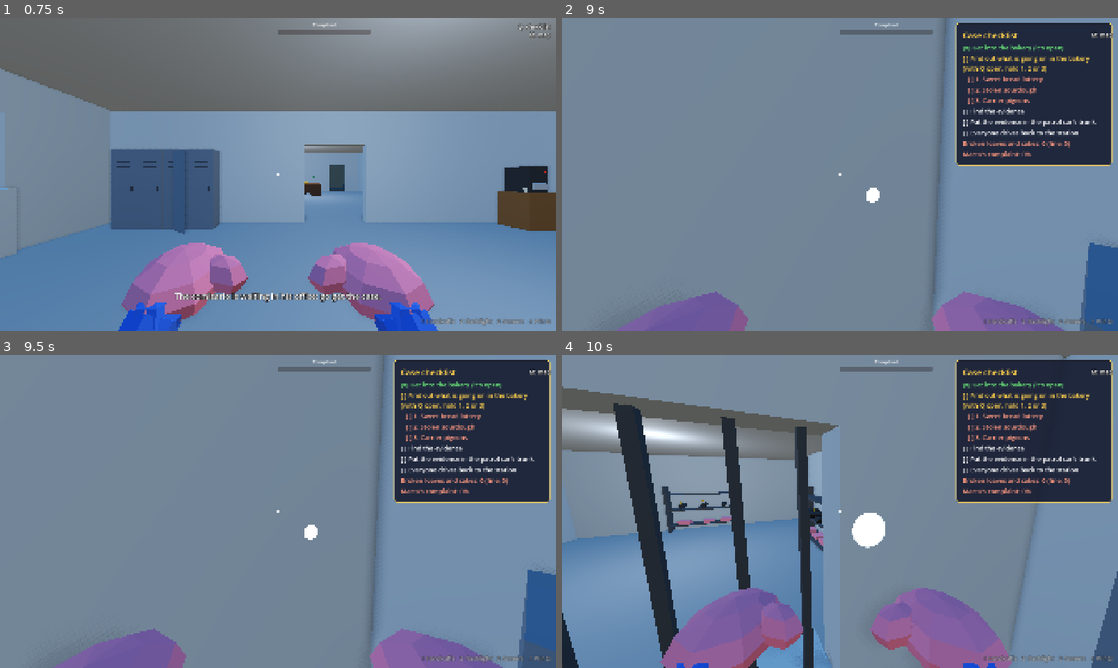
Above: before the commit, frames 1-4 (two rows, left to right).
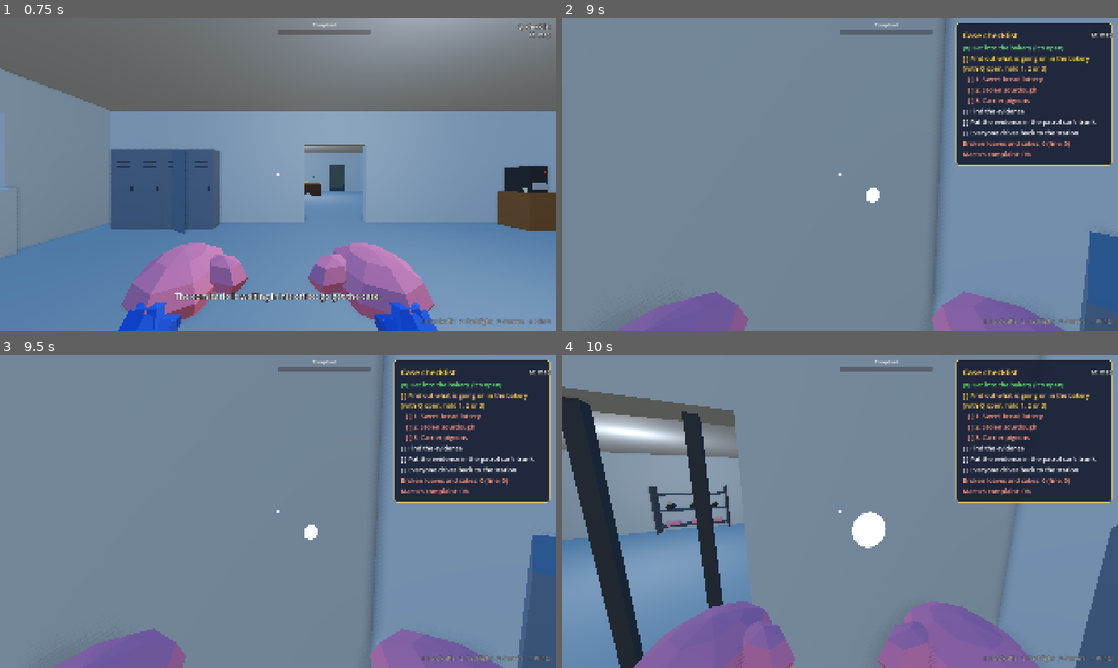
Above: after the commit, the same moments.

Repository: cristiangelini/BPD
Game: Godot game, scene res://scenes/ui/main_menu.tscn
The game is run twice, just before and just after one commit, with the same random seed, the same clock (stepped at 60 frames per second) and the same inputs.
Inputs (mouse positions are in pixels of both pictures, inside the frame that each line leads up to):
- Up to frame 1 (0.75 s): click "Play" at 0.5 s
- Up to frame 2 (9 s): tap Enter at 1.25, 6.5 s; move the mouse to (962, 158) at 1.27 s; hold D (move_right) 1.28-2.03 s; hold R (ask) 1.28-2.03 s; click (962, 158) at 1.42 s; tap Space (jump) at 1.52, 1.82, 2.27, 2.57, 3.77, 3.8, 4.07, 5.27, 5.57, 5.75, 6.77, 7.07, 7.52, 7.55, 7.82, 8.27, 8.57, 8.75 s; tap G (drop) at 1.55, 2.1, 5.3 s; move the mouse to (812, 174) at 2.02 s; hold W (move_forward) 2.03-6.53 s; tap H (siren) at 2.3, 2.85, 6.05 s; move the mouse to (851, 168) at 2.77 s; hold E (use) 2.78-3.53 s; move the mouse to (834, 180) at 3.52 s; tap E (use) at 3.6, 6.8 s; click (834, 180) at 3.67 s; move the mouse to (878, 177) at 4.27 s; hold Space (jump) 4.28-5.03 s; tap R (ask) at 4.55, 5.1, 8.3 s; move the mouse to (795, 171) at 5.02 s; move the mouse to (845, 174) at 5.77 s; hold Q (checklist) 5.78-6.53 s; click (845, 174) at 5.92 s; move the mouse to (817, 168) at 6.52 s; hold D (move_right) 6.53-7.28 s; tap Ctrl (crouch) at 6.6 s; move the mouse to (867, 174) at 7.27 s; hold G (drop) 7.28-8.03 s; hold W (move_forward) from 7.28 s (still down); move the mouse to (812, 174) at 8.02 s; tap F (flashlight) at 8.1 s; click (812, 174) at 8.17 s; move the mouse to (851, 168) at 8.77 s; hold G (drop) from 8.78 s (still down); click (851, 168) at 8.85 s
- Up to frame 3 (9.5 s): keep holding W (move_forward); keep holding G (drop)
- Up to frame 4 (10 s): move the mouse to (834, 517) at 9.52 s; release W (move_forward) at 9.53 s; release G (drop) at 9.53 s; hold A (move_left) from 9.53 s (still down); tap Mouse wheel down (hold_closer) at 9.6 s; tap Space (jump) at 9.77 s; tap H (siren) at 9.8 s

Frame 1 is identical in both runs. In frame 2, 0.2% of the frame differs, in the area x 94-100%, y 68-95%; in frame 3, 0.6%; in frame 4, 24%, in the area x 0-100%, y 0-100%.

Commit message:
Add the bad cop's moves in the interrogation room
Co-Authored-By: Claude Opus 5.5 (1M context) <noreply@anthropic.com>
Claude-Session: https://claude.ai/code/session_01UXwRy4nCUmp8Zcg5tBLZhH

Diff:
--- a/scripts/case/interrogation/interrogation_case.gd
+++ b/scripts/case/interrogation/interrogation_case.gd
@@ -7,8 +7,7 @@
 ## the nerves. At 30, 60 and 90 nerves something slips out, at 100 he confesses (the case is solved) and at 100
 ## lawyer the lawyer takes him away (failed). No time limit (decision 66). Every number here is (propuesta).
 
-## Each action: nerves and lawyer it adds (negative lowers), its prompt and the suspect's reaction. The bad cop's
-## raise both. The room's table and lamp come with their props (next step); E on the suspect is calm or give_donut.
+## Each action: nerves and lawyer it adds (negative lowers) and its prompt. The bad cop's raise both.
 const ACTIONS := {
 	"slam_table": {"nerves": 12.0, "lawyer": 8.0, "prompt": "PROMPT_SLAM_TABLE", "react": "SUSPECT_REACT_SLAM"},
 	"aim_lamp": {"nerves": 10.0, "lawyer": 6.0, "prompt": "PROMPT_AIM_LAMP", "react": "SUSPECT_REACT_LAMP"},
@@ -22,6 +21,10 @@
 const ACTION_GAP := 1.0
 const SLIPS_AT: Array[float] = [30.0, 60.0, 90.0]
 const FULL := 100.0
+## A cop eating a donut this close to the suspect counts as the bad cop's action.
+const EAT_REACH := 3.0
+## Seconds the lamp stays on his face.
+const LAMP_SECONDS := 4.0
 ## Seconds between the confession or the lawyer and the end of shift screen.
 const SHIFT_DELAY := 3.0
 const MENU_SCENE := "res://scenes/ui/main_menu.tscn"
@@ -112,12 +115,20 @@
 	nerves = clampf(nerves + gain, 0.0, FULL)
 	lawyer = clampf(lawyer + action.lawyer, 0.0, FULL)
 	meters_changed.emit(nerves, lawyer)
+	if id == "aim_lamp":
+		_aim_lamp()
 	if _streak > 0 and gain > 0.0:
 		_say("SUSPECT_REACT_REPEAT", false)
 	else:
 		_say(action.react, false)
 	_check(cop)
 	return true
+
+
+## A cop ate a donut: in front of the suspect, it's torture.
+func donut_eaten_by(cop: Cop) -> void:
+	if suspect and cop.global_position.distance_to(suspect.global_position) <= EAT_REACH:
+		act("eat_donut", cop)
 
 
 func _check(_cop: Cop) -> void:
@@ -147,6 +158,18 @@
 	if important:
 		_talking_until = now + seconds
 	suspect.say(text, seconds)
+
+
+func _aim_lamp() -> void:
+	var lamp := get_tree().get_first_node_in_group("interrogation_lamp") as SpotLight3D
+	if not lamp or not suspect:
+		return
+	var rest := lamp.rotation
+	var face := (lamp.get_parent() as Node3D).to_local(suspect.global_position + Vector3.UP * 1.2)
+	var tween := lamp.create_tween()
+	tween.tween_property(lamp, "rotation", Transform3D(Basis(), lamp.position).looking_at(face).basis.get_euler(), 0.25)
+	tween.tween_interval(LAMP_SECONDS)
+	tween.tween_property(lamp, "rotation", rest, 0.5)
 
 
 func _lawyer_arrives() -> void:
--- /dev/null
+++ b/scripts/case/interrogation/interrogation_prop.gd
@@ -0,0 +1,20 @@
+class_name InterrogationProp
+extends StaticBody3D
+
+## A piece of the interrogation room a cop can use (E) on the suspect's nerves (interrogatorio.md, "Las acciones"):
+## the steel table to slam, the lamp to turn on his face. Only while an interrogation is on (an InterrogationCase in
+## the tree); in any other case it's plain furniture.
+
+## The InterrogationCase.ACTIONS id this prop does.
+var action := ""
+
+
+func prompt_key(_cop: Cop) -> String:
+	var case := InterrogationCase.active(get_tree())
+	return InterrogationCase.ACTIONS[action].prompt if case and case.is_on() else ""
+
+
+func use(cop: Cop) -> void:
+	var case := InterrogationCase.active(get_tree())
+	if case:
+		case.act(action, cop)
--- a/scripts/levels/city.gd
+++ b/scripts/levels/city.gd
@@ -247,7 +247,7 @@
 	_mirror(root)
 	var sign := Label3D.new()
 	sign.text = "SIGN_NO_SMOKING"
-	sign.font_size = 48
+	sign.font_size = 32
 	sign.pixel_size = 0.01
 	sign.modulate = Color(0.85, 0.2, 0.15)
 	sign.position = InterrogationWing.SIGN_AT
@@ -263,7 +263,8 @@
 		root.add_child(light)
 	var lamp := SpotLight3D.new()
 	lamp.name = "InterrogationLamp"
-	lamp.position = InterrogationWing.LAMP_AT + Vector3.DOWN * 1.05
+	lamp.add_to_group("interrogation_lamp")
+	lamp.position = InterrogationWing.LAMP_AT + Vector3.UP * 0.05
 	lamp.rotation.x = -PI / 2
 	lamp.light_color = LAMP_LIGHT
 	lamp.light_energy = 6.0
@@ -309,7 +310,8 @@
 	root.add_child(probe)
 
 
-## Furniture models with a box to bump into when it has a footprint in `solids`.
+## Furniture models with a box to bump into when it has a footprint in `solids`; one with an action gets an
+## InterrogationProp, which a cop can use (E) during an interrogation.
 func _furniture(items: Array, solids: Dictionary, root: Node3D) -> void:
 	for item: Array in items:
 		var model: Node3D = load("res://assets/models/%s.glb" % item[0]).instantiate()
@@ -319,7 +321,11 @@
 		if not solids.has(item[0]):
 			continue
 		var solid: Vector3 = solids[item[0]]
-		var body := _body(item[1] + Vector3(0, solid.y / 2, 0), root)
+		var body: StaticBody3D = InterrogationProp.new() if item.size() > 3 else StaticBody3D.new()
+		if body is InterrogationProp:
+			(body as InterrogationProp).action = item[3]
+		body.position = item[1] + Vector3(0, solid.y / 2, 0)
+		root.add_child(body)
 		body.rotation.y = item[2]
 		var shape := CollisionShape3D.new()
 		var box := BoxShape3D.new()
--- a/scripts/levels/interrogation_wing.gd
+++ b/scripts/levels/interrogation_wing.gd
@@ -24,19 +24,20 @@
 const MIRROR := Vector2(-16.5, -12.5)
 const MIRROR_BOTTOM := 1.0
 
-## Where the suspect sits, facing the door side (+Z), and where the lamp hangs over the table.
+## Where the suspect sits, facing the door side (+Z), and the bottom of the lamp's shade over the table.
 const SUSPECT_AT := Vector3(3.0, 0, -15.4)
-const LAMP_AT := Vector3(3.0, StationRooms.CEILING, -14.6)
+const LAMP_AT := Vector3(3.0, StationRooms.CEILING - 1.05, -14.6)
 ## Where the lawyer comes in when he gets there: the room's door.
 const LAWYER_AT := Vector3((ROOM_DOOR.x + ROOM_DOOR.y) / 2, 0, HALL_Z - 0.8)
 
-## Furniture: [model, position, turn], as in StationRooms. Models from tools/modelgen/models/interrogation.js.
+## Furniture: [model, position, turn], as in StationRooms, and for the ones a cop can use in an interrogation, the
+## action (InterrogationCase.ACTIONS). Models from tools/modelgen/models/interrogation.js.
 const FURNITURE := [
-	["interrogation_table", Vector3(3.0, 0, -14.6), 0.0],
+	["interrogation_table", Vector3(3.0, 0, -14.6), 0.0, "slam_table"],
 	["interrogation_chair", SUSPECT_AT, 0.0],
 	["interrogation_chair", Vector3(2.4, 0, -13.6), PI],
 	["interrogation_chair", Vector3(3.6, 0, -13.6), PI],
-	["hanging_lamp", LAMP_AT, 0.0],
+	["hanging_lamp", LAMP_AT, 0.0, "aim_lamp"],
 	["wall_clock", Vector3(3.0, 2.4, TO_Z + 0.12), 0.0],
 	["security_camera", Vector3(HALF_X - 0.2, 2.8, TO_Z + 0.2), -PI * 0.28],
 	["recording_desk", Vector3(MIRROR_X - 0.6, 0, -14.5), -PI / 2],
@@ -46,8 +47,9 @@
 ]
 ## The "no smoking" sign on the interrogation room's east wall, facing the room.
 const SIGN_AT := Vector3(HALF_X - StationRooms.WALL - 0.03, 2.0, -14.5)
-## Footprints of what you bump into; the lamp, the clock and the camera are up high.
+## Footprints of what you bump into (the lamp's is its shade); the clock and the camera are up high.
 const SOLID := {
+	"hanging_lamp": Vector3(0.52, 0.2, 0.52),
 	"interrogation_table": Vector3(1.8, 0.76, 0.9), "interrogation_chair": Vector3(0.5, 0.9, 0.5),
 	"recording_desk": Vector3(1.6, 0.76, 0.7),
 }
--- a/scripts/player/cop.gd
+++ b/scripts/player/cop.gd
@@ -195,6 +195,8 @@
 	exhausted = false
 	_mouth_full_left = MOUTH_FULL
 	show_hint("HINT_DONUT")
+	# Eaten in front of a suspect in an interrogation, it's the bad cop's move (interrogatorio.md).
+	get_tree().call_group("interrogation", "donut_eaten_by", self)
 	return true
 
 
--- a/tests/unit/test_interrogation_case.gd
+++ b/tests/unit/test_interrogation_case.gd
@@ -28,6 +28,13 @@
 	return case.act(id)
 
 
+func _prop(action: String) -> InterrogationProp:
+	for prop: Node in level.find_children("*", "InterrogationProp", true, false):
+		if (prop as InterrogationProp).action == action:
+			return prop
+	return null
+
+
 func test_every_crime_comes_up_and_the_seed_keeps_it() -> void:
 	var seen := {}
 	for seed_value in range(1, 200):
@@ -38,10 +45,12 @@
 
 func test_nothing_counts_until_the_comisario_gives_the_case() -> void:
 	var cop: Cop = level.get_node("Cop")
-	assert_eq(level.suspect.prompt_key(cop), "", "nothing to do with him before the case")
+	assert_eq(_prop("slam_table").prompt_key(cop), "", "plain furniture before the case")
 	assert_false(_act("slam_table"))
 	level.get_node("City").comisario.use(cop)
 	assert_true(case.tip_given)
+	assert_eq(_prop("slam_table").prompt_key(cop), "PROMPT_SLAM_TABLE")
+	assert_eq(_prop("aim_lamp").prompt_key(cop), "PROMPT_AIM_LAMP")
 	assert_eq(level.suspect.prompt_key(cop), "PROMPT_CALM_SUSPECT")
 
 
@@ -100,7 +109,7 @@
 	assert_eq(level.get_node("%CaseFailed").text, "CASE_FAILED_LAWYER_INTERROGATION")
 
 
-func test_a_cop_gives_the_suspect_a_donut() -> void:
+func test_a_cop_gives_the_suspect_a_donut_and_eating_one_in_front_of_him_hurts() -> void:
 	case.give_tip()
 	var cop: Cop = level.get_node("Cop")
 	cop.get_node("Grabber").grab(level.donuts)
@@ -109,6 +118,10 @@
 	level.suspect.use(cop)
 	assert_eq(case.lawyer, 38.0)
 	assert_eq(level.donuts.donuts, DonutBox.DONUTS - 1, "the donut came out of the box")
+	cop.global_position = level.suspect.global_position + Vector3(0, 0, 1.5)
+	case._gap_left = 0.0
+	assert_true(cop.eat_donut(level.donuts))
+	assert_eq(case._last, "eat_donut")
 	cop.get_node("Grabber").release()
 
 
Binary file changed: assets/models/hanging_lamp.glb
Not shown, added: scripts/case/interrogation/interrogation_prop.gd.uid
Not shown, changed: CHANGELOG.md
Not shown, changed: docs/diseno/interrogatorio.md
Not shown, changed: tools/modelgen/models/interrogation.js
